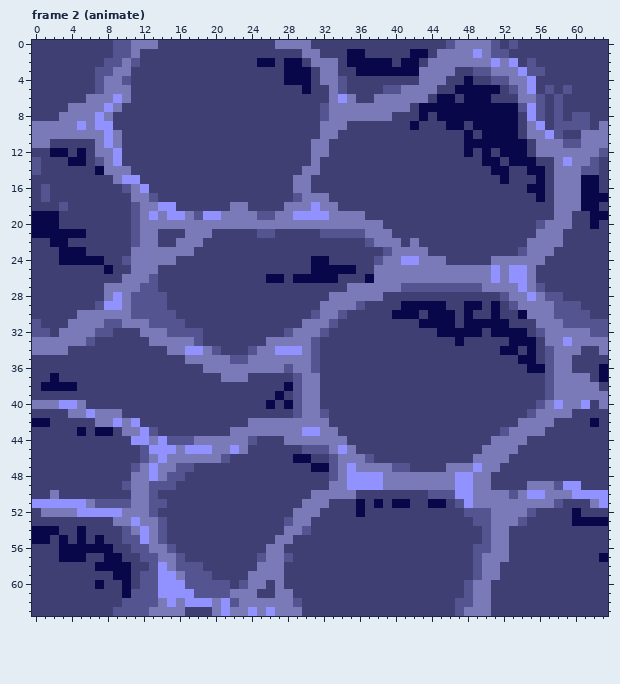
File history of a pixel-art file, art/waterTile.aseprite. This is how it looked before the edit.
64x64 pixels, 6 frames. Shown: frame 2 (animate). The commit also changed other frames, which this record leaves out.
New version:
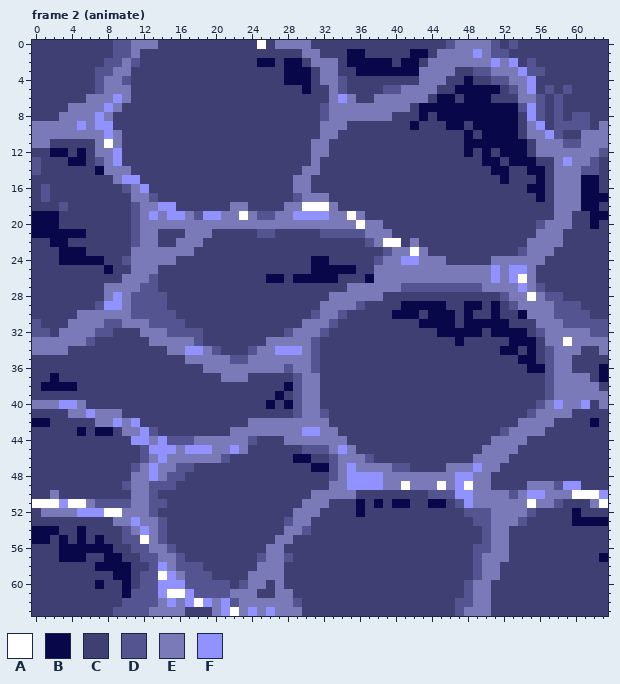
Palette (. is transparent): A #ffffff  B #07074a  C #3f3f74  D #545491  E #7a7ab9  F #9191ff
The edit:
--- frame 2 (animate)
@@ x 23..27 @@
- 0 CCCCE
+ 0 CCACE
  1 CCCCC
@@ x 6..10 @@
 10 EEFEC
-11 CEFEC
+11 CEAEC
 12 CEEFC
@@ x 21..57 @@
 17 CCCCCCCCDEEECCCCCCCCCCCCCCCCCCCCCCCBC
-18 CEECCCCEEEFEECCCCCCCCCCCCCCCCCCCCCCCC
-19 EEEEDDEEFFFFEEEECCCCCCCCCCCCCCCCCCCCC
-20 EEEEEEEEEEEEEEEEEECCCCCCCCCCCCCCCCCDE
+18 CEECCCCEEAAAECCCCCCCCCCCCCCCCCCCCCCCC
+19 EEAEDDEEFFFFEEAECCCCCCCCCCCCCCCCCCCCC
+20 EEEEEEEEEEEEEEEAEECCCCCCCCCCCCCCCCCDE
 21 CCCCDDCCCCCDDDDDEEECCCCCCCCCCCCCCCCEE
-22 CCCCCCCCCCCCCCCCDEEECECCCCCCCCCCCCEEE
-23 CCCCCCCCCCCCCCCCCCDEEEECCCCCCCCCCDEEE
+22 CCCCCCCCCCCCCCCCDEAACECCCCCCCCCCCCEEE
+23 CCCCCCCCCCCCCCCCCCDEEAECCCCCCCCCCDEEE
 24 CCCCCCCCCCBBCCCCCDEEFFEEECCCCCEEEEEEC
 25 CCCCCCCCCCBBBBBCCEEEEEEEEEEEEEFEFFECC
-26 CCCCCBBCBBBBBCCCBEEEEEEEEEEEEEFEFFECC
+26 CCCCCBBCBBBBBCCCBEEEEEEEEEEEEEFEFAECC
 27 CCCCCCCCCCCCCCEEEEEEDDDDDDDDDEEEEFEDC
-28 CCCCCCCCCCCCEEEEEECCCCCCCCCCCCCDEEFED
+28 CCCCCCCCCCCCEEEEEECCCCCCCCCCCCCDEEAED
 29 CCCCCCCCCCCEEEEDCCCCBBBBBCCBBCBCDEEEE
@@ x 57..61 @@
 32 EEEEE
-33 EEFEE
+33 EEAEE
 34 DEEEC
@@ x 0..63 @@
 48 CCCCCCCCCCCEEFEDDCCCCCCCCCCCCCCCCDEFFFFEEEEEEEEFFEECCCCCCCCCCCCC
-49 CCCCCCCCCCDEEDDDCCCCCCCCCCCCCCCCCEEFFFFEEEEEEEEFFEECCCCEEEDFFCCC
-50 CCECCCCCCCCEEDCCCCCCCCCCCCCCCCCEEEEECCCCCCCCDDDFFEEEEDEFFEEEFFFF
-51 FFFFFFEDDDDEEDDCCCCCCCCCCCCCCCEEECCCBCBCBBCCBBCDFEEEEEEEEEDCCCEF
-52 CEEEEFFFFFEEEDCCCCCCCCCCCCCCCEEECCCCBCCCCCCCCCCCDDDEEEEDCCCCBCCC
+49 CCCCCCCCCCDEEDDDCCCCCCCCCCCCCCCCCEEFFFFEEAEEEAEFAEECCCCEEEDFFCCC
+50 CCECCCCCCCCEEDCCCCCCCCCCCCCCCCCEEEEECCCCCCCCDDDFFEEEEDEFFEEEAAAF
+51 AAAFAAEDDDDEEDDCCCCCCCCCCCCCCCEEECCCBCBCBBCCBBCDFEEEEEEAEEDCCCEA
+52 CEEEEFFFAAEEEDCCCCCCCCCCCCCCCEEECCCCBCCCCCCCCCCCDDDEEEEDCCCCBCCC
 53 CCCCCCCCCEEFEEDCCCCCCCCCCCCCDEECCCCCCCCCCCCCCCCCCDDEEEDCCCCCBBBB
 54 BBBCCBCCCCDEFEDCCCCCCCCCCCCCEEDCCCCCCCCCCCCCCCCCCCDEECCCCCCCCCCC
-55 BBCBCBCBCCDDFEDCCCCCCCCCCCCEECCCCCCCCCCCCCCCCCCCCCDEECCCCCCCCCCC
+55 BBCBCBCBCCDDAEDCCCCCCCCCCCCEECCCCCCCCCCCCCCCCCCCCCDEECCCCCCCCCCC
 56 CCCBBBBBBCCDDEEDCCCCCCCCCCEECCCCCCCCCCCCCCCCCCCCCDDEECCCCCCCCCCC
@@ x 12..24 @@
 58 CDFEDDDCCCCCC
-59 DDFFEDDDCCCCE
+59 DDAFEDDDCCCCE
 60 DDFFFDDDDDCDE
-61 DDFFFFDDDDEEE
-62 DDEFEFFFEFDEE
-63 DEEEECCCEFEEF
+61 DDFAAFDDDDEEE
+62 DDEFEFAFEFDEE
+63 DEEEECCCEFAEF
